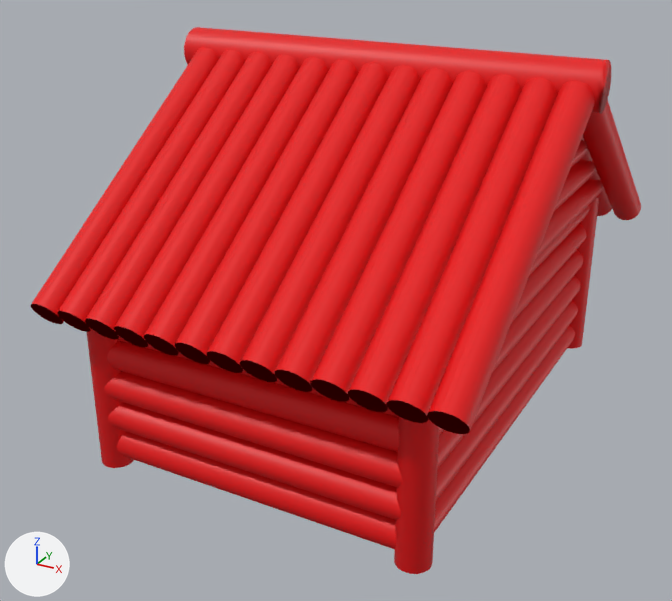
The FBX model Assets/Models/log_house.fbx: old version first, new version second.
Rendered twice from a camera (50 mm lens) standing at (62.3, -127.6, 78.4) and looking at (-4.1, -6.9, 18.0). The axes (+X, +Y, +Z) are drawn at lower left. The lights are the same throughout. Where no turn or scale is listed for an object, it has been applied to the vertices. Vertices at the same position are counted once.

The older version as bpy lines, for what is in view:
```python
ob_cylinder_032 = bpy.data.objects.new('Cylinder.032', me_cylinder)
ob_cylinder_032.location = (-0.6, 0.0, 54.4)
ob_cylinder_032.rotation_euler = (1.571, 0.0, 1.571)  # degrees (90, 0, 90)
ob_cylinder_032.scale = (3.5, 3.5, 33.6)
ob_cylinder_046 = bpy.data.objects.new('Cylinder.046', me_cylinder)
ob_cylinder_046.location = (25.2, -23.0, 39.1)
ob_cylinder_046.rotation_euler = (0.96, 0.0, -3.142)  # degrees (55, 0, -180)
ob_cylinder_046.scale = (2.5, 2.5, 25.2)
ob_cylinder_047 = bpy.data.objects.new('Cylinder.047', me_cylinder)
ob_cylinder_047.location = (20.2, -23.0, 39.1)
ob_cylinder_047.rotation_euler = (0.96, 0.0, -3.142)  # degrees (55, 0, -180)
ob_cylinder_047.scale = (2.5, 2.5, 25.2)
ob_cylinder_048 = bpy.data.objects.new('Cylinder.048', me_cylinder)
ob_cylinder_048.location = (15.2, -23.0, 39.1)
ob_cylinder_048.rotation_euler = (0.96, 0.0, -3.142)  # degrees (55, 0, -180)
ob_cylinder_048.scale = (2.5, 2.5, 25.2)
ob_cylinder_049 = bpy.data.objects.new('Cylinder.049', me_cylinder)
ob_cylinder_049.location = (10.2, -23.0, 39.1)
ob_cylinder_049.rotation_euler = (0.96, 0.0, -3.142)  # degrees (55, 0, -180)
ob_cylinder_049.scale = (2.5, 2.5, 25.2)
ob_cylinder_050 = bpy.data.objects.new('Cylinder.050', me_cylinder)
ob_cylinder_050.location = (5.2, -23.0, 39.1)
ob_cylinder_050.rotation_euler = (0.96, 0.0, -3.142)  # degrees (55, 0, -180)
ob_cylinder_050.scale = (2.5, 2.5, 25.2)
ob_cylinder_051 = bpy.data.objects.new('Cylinder.051', me_cylinder)
ob_cylinder_051.location = (0.2, -23.0, 39.1)
ob_cylinder_051.rotation_euler = (0.96, 0.0, -3.142)  # degrees (55, 0, -180)
ob_cylinder_051.scale = (2.5, 2.5, 25.2)
ob_cylinder_054 = bpy.data.objects.new('Cylinder.054', me_cylinder)
ob_cylinder_054.location = (-14.8, -23.0, 39.1)
ob_cylinder_054.rotation_euler = (0.96, 0.0, -3.142)  # degrees (55, 0, -180)
ob_cylinder_054.scale = (2.5, 2.5, 25.2)
ob_cylinder_057 = bpy.data.objects.new('Cylinder.057', me_cylinder)
ob_cylinder_057.location = (30.2, -23.0, 39.1)
ob_cylinder_057.rotation_euler = (0.96, 0.0, -3.142)  # degrees (55, 0, -180)
ob_cylinder_057.scale = (2.5, 2.5, 25.2)
# also in view: 'Cylinder.013' at (-1.3, -35.9, 16.5); 'Cylinder.028' at (23.7, 35.4, 14.1); 'Cylinder.053' at (-9.8, -23.0, 39.1); 'Cylinder.058' at (-29.8, -23.0, 39.1); 'Cylinder.003' at (22.7, 0.0, 16.5)
```
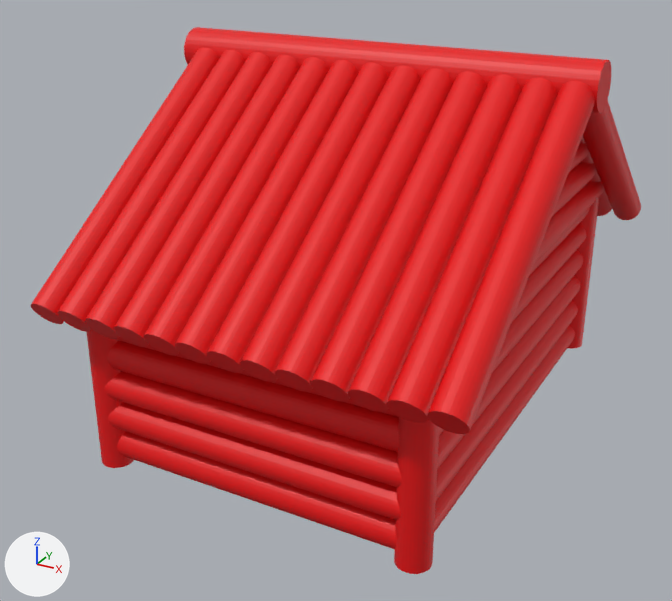
Pixel boxes (x1, y1, x2, y2) of what changed, in the pictures (672 x 601 px):
'Cylinder.057', shading changed: (427, 101, 595, 434) in both
'Cylinder.046', shading changed: (387, 208, 486, 423) in both
'Cylinder.047', shading changed: (348, 180, 458, 412) in both
'Cylinder.048', shading changed: (310, 175, 421, 402) in both
'Cylinder.049', shading changed: (275, 166, 391, 392) in both
'Cylinder.050', shading changed: (240, 131, 371, 382) in both
'Cylinder.032', shading changed: (185, 33, 611, 113) in both
'Cylinder.051', shading changed: (207, 130, 339, 373) in both
'Cylinder.052', shading changed: (175, 131, 305, 364) in both
'Cylinder.053', shading changed: (144, 103, 288, 356) in both
'Cylinder.012', shading changed: (104, 377, 402, 487) in both
'Cylinder.054', shading changed: (114, 120, 248, 347) in both
'Cylinder.011', shading changed: (108, 405, 401, 520) in both
'Cylinder.055', shading changed: (85, 52, 265, 340) in both
'Cylinder.056', shading changed: (57, 87, 208, 332) in both
'Cylinder.058', shading changed: (31, 47, 206, 324) in both
'Cylinder.031', shading changed: (394, 417, 439, 574) in both
'Cylinder.030', shading changed: (87, 329, 134, 468) in both
'Cylinder.064', shading changed, moved: before (536, 179, 604, 258); after (534, 181, 604, 263)
'Cylinder.065', shading changed, moved: before (554, 160, 596, 211); after (552, 162, 596, 216)
'Cylinder.014', shading changed: (116, 337, 399, 417) in both
'Cylinder.066', shading changed, moved: before (570, 140, 588, 168); after (569, 143, 589, 172)

What the commit changed:
me_cylinder has 64 vertices, 34 faces and spans x -1.0..1.0, y -1.0..1.0, z -1.0..1.0.
me_cylinder is used by ob_cylinder_066; location (25.0, 0.0, 41.5); rotation (1.571, 0.0, 0.0), in degrees (90, 0, 0); scale (2.5, 2.5, 18.7).
me_cylinder part 1: its shading normals changed.
Object 'Cylinder.066' (ob_cylinder_066) moves from (25.0, 0.0, 41.5) to (25.0, 0.0, 41.0).
Object 'Cylinder.064' (ob_cylinder_064) moves from (25.0, 0.0, 31.5) to (25.0, 0.0, 31.0).
Object 'Cylinder.065' (ob_cylinder_065) moves from (25.0, 0.0, 36.5) to (25.0, 0.0, 36.0).
